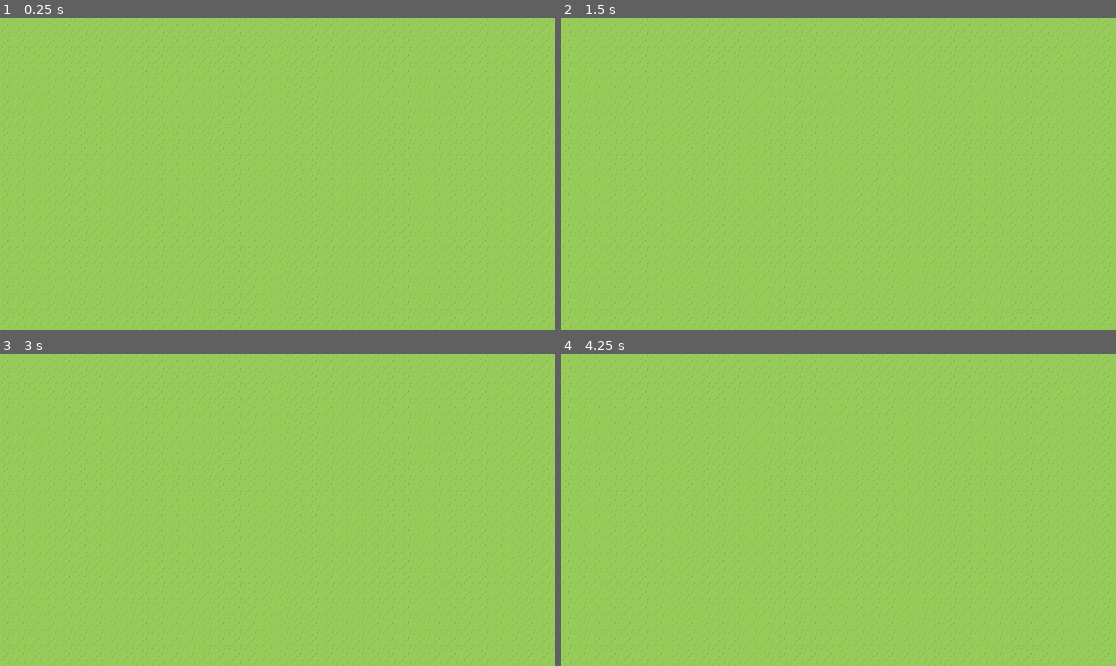
Above: before the commit, frames 1-4 (two rows, left to right).
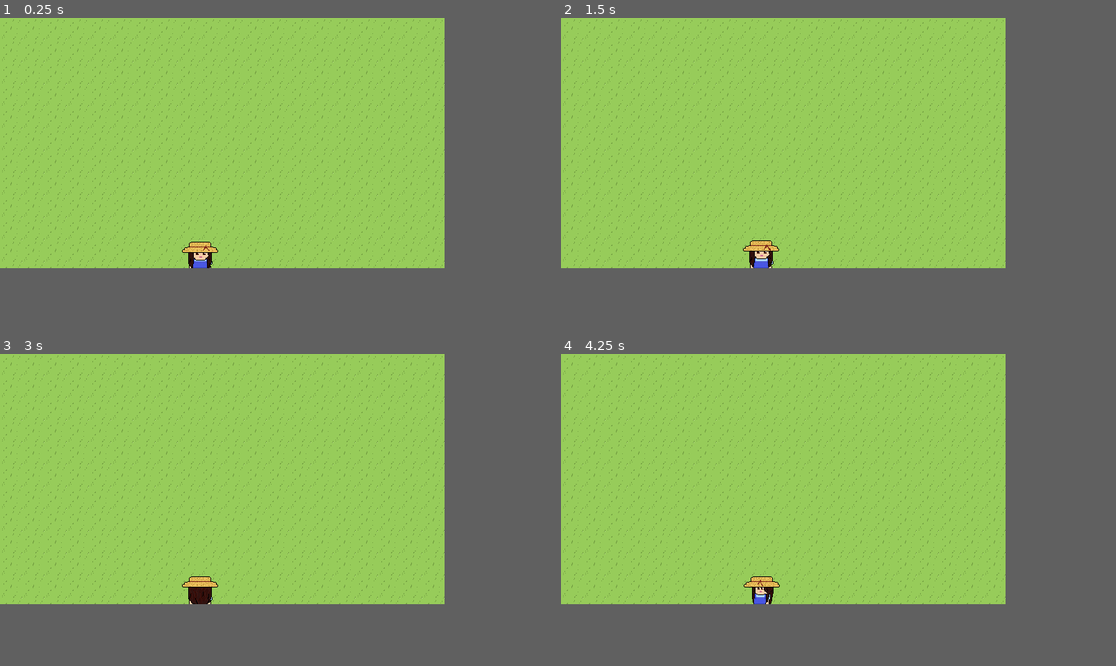
Above: after the commit, the same moments.

Repository: carlyberg/TBD-Gaming-Godot
Game: Godot game, scene res://mainnode.tscn
Same seed, same stepped clock (60 frames per second), same inputs: the game is played once before the commit and once after it.
Inputs:
- Up to frame 1 (0.25 s): no input
- Up to frame 2 (1.5 s): hold Right (ui_right) 0.53-1.28 s; hold Down (ui_down) from 1.28 s (still down)
- Up to frame 3 (3 s): tap Enter at 2 s; release Down (ui_down) at 2.03 s; hold Right (ui_right) 2.03-2.78 s; tap Space at 2.75 s; hold Up (ui_up) from 2.78 s (still down)
- Up to frame 4 (4.25 s): release Up (ui_up) at 3.53 s; hold Left (ui_left) from 3.53 s (still down)
In our replay, the window is 799x449 before the commit and 640x360 after it. These sizes can differ from the game's own. Grey fills any space a smaller window leaves; there, only what the larger window draws over its background counts as a difference.

The runs differ from the first frame. In frame 1, 4.9% of the frame differs, in the area x 0-100%, y 0-100%; in frame 2, 4.9%; in frame 3, 4.9%; in frame 4, 4.8%.

Commit message:
Movement
Tried animating movement, will fix later.

Diff:
--- /dev/null
+++ b/farmer.gd
@@ -0,0 +1,33 @@
+extends CharacterBody2D
+
+var farmer_direct : Vector2
+var farmer_speed := 900.0
+
+@onready var animated_sprite: AnimatedSprite2D = $AnimatedSprite2D
+
+func _physics_process(delta: float) -> void:
+	if Input.is_action_just_pressed("ui_left") or Input.is_action_just_released("ui_right") or Input.is_action_just_pressed("ui_up") or Input.is_action_just_pressed("ui_down") :
+		farmer_direct.x = Input.get_axis("ui_left", "ui_right")
+		farmer_direct.y = Input.get_axis("ui_up", "ui_down")
+		farmer_direct = farmer_direct.normalized()
+
+		velocity = farmer_direct * farmer_speed * delta
+
+		if farmer_direct.x < 0 && farmer_direct.y == 0:
+			animated_sprite.animation = "walk_left"
+
+		if farmer_direct.x > 0 && farmer_direct.y == 0:
+			animated_sprite.animation = "walk_right"
+
+		if farmer_direct.y < 0:
+			animated_sprite.animation = "walk_up"
+
+		if farmer_direct.y > 0:
+			animated_sprite.animation = "walk_down"
+
+
+
+	else:
+		velocity = Vector2(0, 0)
+
+	move_and_slide()
--- /dev/null
+++ b/farmer.tscn
@@ -0,0 +1,123 @@
+[gd_scene load_steps=15 format=3 uid="uid://d37k5s5ieftwk"]
+
+[ext_resource type="Script" uid="uid://ct6r0e31xf5g0" path="res://farmer.gd" id="1_bejvd"]
+[ext_resource type="Texture2D" uid="uid://bcccgfb572fix" path="res://Farmer/farmers.png" id="1_u8akl"]
+
+[sub_resource type="AtlasTexture" id="AtlasTexture_bejvd"]
+atlas = ExtResource("1_u8akl")
+region = Rect2(0, 128, 64, 64)
+
+[sub_resource type="AtlasTexture" id="AtlasTexture_bshyv"]
+atlas = ExtResource("1_u8akl")
+region = Rect2(64, 128, 64, 64)
+
+[sub_resource type="AtlasTexture" id="AtlasTexture_iae7c"]
+atlas = ExtResource("1_u8akl")
+region = Rect2(128, 0, 64, 64)
+
+[sub_resource type="AtlasTexture" id="AtlasTexture_ysk5m"]
+atlas = ExtResource("1_u8akl")
+region = Rect2(192, 0, 64, 64)
+
+[sub_resource type="AtlasTexture" id="AtlasTexture_1n1wv"]
+atlas = ExtResource("1_u8akl")
+region = Rect2(128, 64, 64, 64)
+
+[sub_resource type="AtlasTexture" id="AtlasTexture_0tasj"]
+atlas = ExtResource("1_u8akl")
+region = Rect2(192, 64, 64, 64)
+
+[sub_resource type="AtlasTexture" id="AtlasTexture_rpkfg"]
+atlas = ExtResource("1_u8akl")
+region = Rect2(64, 64, 64, 64)
+
+[sub_resource type="AtlasTexture" id="AtlasTexture_37tye"]
+atlas = ExtResource("1_u8akl")
+region = Rect2(0, 64, 64, 64)
+
+[sub_resource type="AtlasTexture" id="AtlasTexture_wadt5"]
+atlas = ExtResource("1_u8akl")
+region = Rect2(0, 0, 64, 64)
+
+[sub_resource type="AtlasTexture" id="AtlasTexture_ut7yn"]
+atlas = ExtResource("1_u8akl")
+region = Rect2(64, 0, 64, 64)
+
+[sub_resource type="SpriteFrames" id="SpriteFrames_cmjol"]
+animations = [{
+"frames": [],
+"loop": true,
+"name": &"default",
+"speed": 5.0
+}, {
+"frames": [{
+"duration": 1.0,
+"texture": SubResource("AtlasTexture_bejvd")
+}, {
+"duration": 1.0,
+"texture": SubResource("AtlasTexture_bshyv")
+}],
+"loop": true,
+"name": &"idle",
+"speed": 5.0
+}, {
+"frames": [{
+"duration": 1.0,
+"texture": SubResource("AtlasTexture_iae7c")
+}, {
+"duration": 1.0,
+"texture": SubResource("AtlasTexture_ysk5m")
+}],
+"loop": true,
+"name": &"walk_down",
+"speed": 5.0
+}, {
+"frames": [{
+"duration": 1.0,
+"texture": SubResource("AtlasTexture_1n1wv")
+}, {
+"duration": 1.0,
+"texture": SubResource("AtlasTexture_0tasj")
+}],
+"loop": true,
+"name": &"walk_left",
+"speed": 5.0
+}, {
+"frames": [{
+"duration": 1.0,
+"texture": SubResource("AtlasTexture_rpkfg")
+}, {
+"duration": 1.0,
+"texture": SubResource("AtlasTexture_37tye")
+}],
+"loop": true,
+"name": &"walk_right",
+"speed": 5.0
+}, {
+"frames": [{
+"duration": 1.0,
+"texture": SubResource("AtlasTexture_wadt5")
+}, {
+"duration": 1.0,
+"texture": SubResource("AtlasTexture_ut7yn")
+}],
+"loop": true,
+"name": &"walk_up",
+"speed": 5.0
+}]
+
+[sub_resource type="RectangleShape2D" id="RectangleShape2D_u8akl"]
+size = Vector2(32, 16)
+
+[node name="CharacterBody2D" type="CharacterBody2D"]
+script = ExtResource("1_bejvd")
+
+[node name="AnimatedSprite2D" type="AnimatedSprite2D" parent="."]
+sprite_frames = SubResource("SpriteFrames_cmjol")
+animation = &"walk_up"
+autoplay = "idle"
+speed_scale = 0.75
+
+[node name="CollisionShape2D" type="CollisionShape2D" parent="."]
+position = Vector2(0, 24)
+shape = SubResource("RectangleShape2D_u8akl")
--- a/mainnode.tscn
+++ b/mainnode.tscn
@@ -1,6 +1,7 @@
-[gd_scene load_steps=2 format=3 uid="uid://pyrvluxxc1va"]
+[gd_scene load_steps=3 format=3 uid="uid://pyrvluxxc1va"]
 
 [ext_resource type="Texture2D" uid="uid://pxh601grh1n4" path="res://Grass Block.png" id="1_b8dqn"]
+[ext_resource type="PackedScene" uid="uid://d37k5s5ieftwk" path="res://farmer.tscn" id="2_8yqow"]
 
 [node name="Game_Level" type="Node"]
 
@@ -21,3 +22,6 @@
 grow_vertical = 2
 texture = ExtResource("1_b8dqn")
 stretch_mode = 1
+
+[node name="Farmer" parent="." instance=ExtResource("2_8yqow")]
+position = Vector2(288, 352)
--- a/project.godot
+++ b/project.godot
@@ -15,11 +15,17 @@
 config/features=PackedStringArray("4.4", "GL Compatibility")
 config/icon="res://icon.svg"
 
+[display]
+
+window/size/viewport_width=640
+window/size/viewport_height=360
+
 [dotnet]
 
 project/assembly_name="TBD Gaming"
 
 [rendering]
 
+textures/canvas_textures/default_texture_filter=0
 renderer/rendering_method="gl_compatibility"
 renderer/rendering_method.mobile="gl_compatibility"
Not shown, added: Farmer/farmer sheet.png.import
Binary file added: Farmer/farmers.png
Not shown, added: Farmer/farmers.png.import
Not shown, added: farmer.gd.uid
